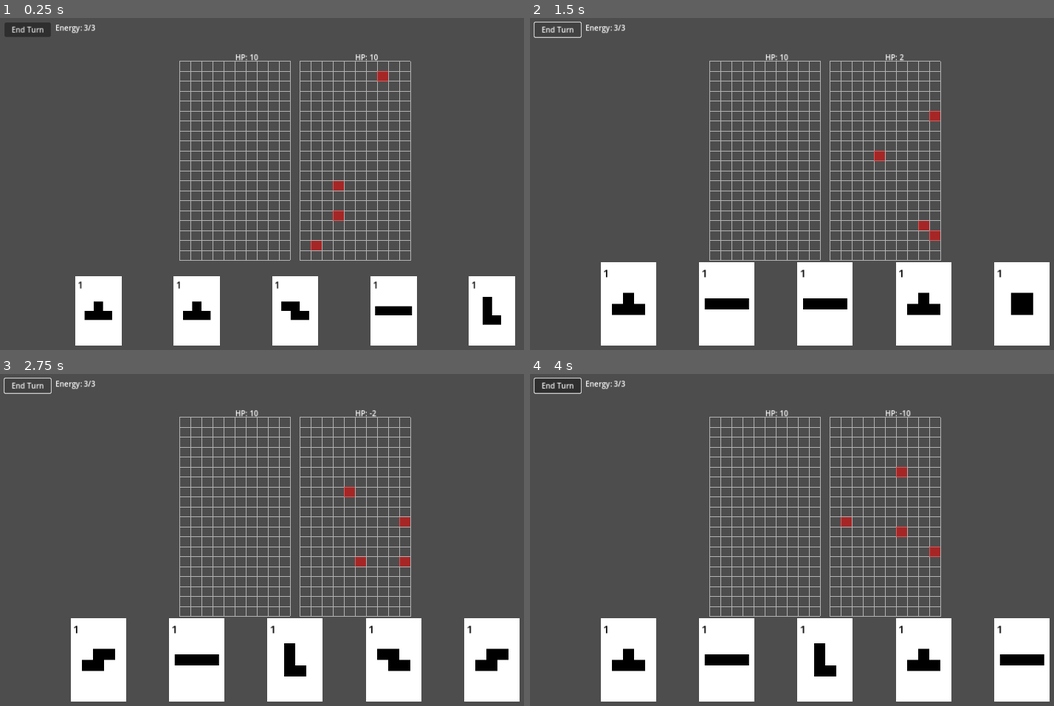
Above: before the commit, frames 1-4 (two rows, left to right).
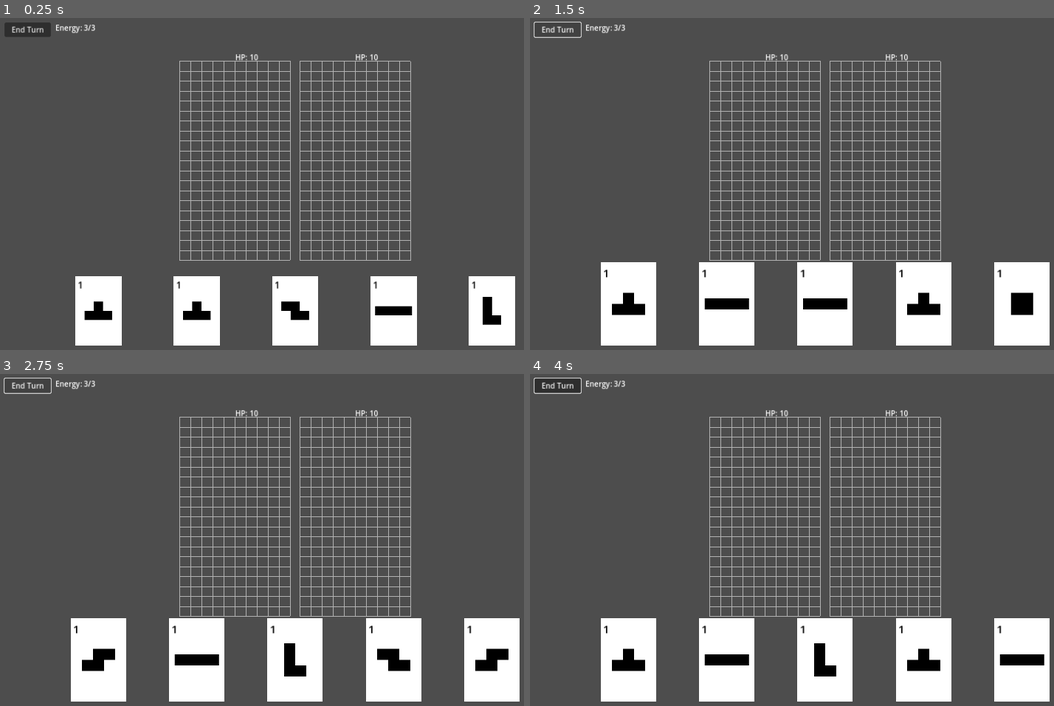
Above: after the commit, the same moments.

Repository: dBinet/SquirrelAttack
Game: Godot game, scene res://scenes/Main.tscn
The game is run twice, just before and just after one commit, with the same random seed, the same clock (stepped at 60 frames per second) and the same inputs.
Inputs (mouse positions are in pixels of both pictures, inside the frame that each line leads up to):
- Up to frame 1 (0.25 s): no input
- Up to frame 2 (1.5 s): click "End Turn" at 0.5 s; click "End Turn" at 1.25 s
- Up to frame 3 (2.75 s): click "End Turn" at 2 s
- Up to frame 4 (4 s): tap Enter at 2.75 s; move the mouse to (954, 523) at 2.77 s; click (954, 523) at 2.92 s; tap Space at 3.5 s; drag from (708, 556) to (797, 606) at 3.52 s

The runs differ from the first frame. In frame 1, 0.3% of the frame differs, in the area x 59-75%, y 16-70%; in frame 2, 0.3%; in frame 3, 0.3%; in frame 4, 0.3%, in the area x 59-79%, y 10-56%.
Error after the commit: Parse Error: Cannot infer the type of "arr" variable because the value doesn't have a set type. (res://scripts/AttackData.gd:17)

Commit message:
Add predefined attack patterns

Diff:
--- /dev/null
+++ b/data/attacks.json
@@ -0,0 +1,14 @@
+{
+    "attacks": [
+        [[0,0],[1,0],[2,0],[3,0]],
+        [[4,5],[5,5],[4,6],[5,6]],
+        [[8,3],[8,4],[8,5],[8,6]],
+        [[2,10],[3,10],[4,10],[5,10]],
+        [[6,15],[6,16],[7,15],[7,16]],
+        [[1,18],[2,18],[1,19],[2,19]],
+        [[5,2],[6,2],[7,2],[8,2]],
+        [[3,8],[4,8],[3,9],[4,9]],
+        [[7,12],[7,13],[8,12],[8,13]],
+        [[0,14],[1,14],[2,14],[3,14]]
+    ]
+}
--- /dev/null
+++ b/scripts/AttackData.gd
@@ -0,0 +1,38 @@
+extends Node
+class_name AttackData
+
+const ATTACKS_FILE := "res://data/attacks.json"
+
+static var _attacks: Array = []
+static var _loaded := false
+
+static func _load_data() -> void:
+    if _loaded:
+        return
+    var file := FileAccess.open(ATTACKS_FILE, FileAccess.READ)
+    if file:
+        var json_text := file.get_as_text()
+        var data = JSON.parse_string(json_text)
+        if typeof(data) == TYPE_DICTIONARY and data.has("attacks"):
+            var arr := data["attacks"]
+            if arr is Array:
+                for attack in arr:
+                    if attack is Array:
+                        var cells: Array[Vector2i] = []
+                        for c in attack:
+                            if c is Array and c.size() >= 2:
+                                cells.append(Vector2i(int(c[0]), int(c[1])))
+                        if cells.size() == 4:
+                            _attacks.append(cells)
+    _loaded = true
+
+static func get_attacks() -> Array:
+    _load_data()
+    return _attacks.duplicate()
+
+static func get_random_attack() -> Array[Vector2i]:
+    _load_data()
+    if _attacks.is_empty():
+        return []
+    var idx := randi_range(0, _attacks.size() - 1)
+    return _attacks[idx].duplicate()
--- a/scripts/Grid.gd
+++ b/scripts/Grid.gd
@@ -131,6 +131,13 @@
             danger_cells.append(c)
     queue_redraw()
 
+func highlight_attack(cells_to_highlight: Array[Vector2i]) -> void:
+    danger_cells.clear()
+    for c in cells_to_highlight:
+        if c.x >= 0 and c.x < COLS and c.y >= 0 and c.y < ROWS:
+            danger_cells.append(c)
+    queue_redraw()
+
 func clear_highlights() -> void:
     if danger_cells.is_empty():
         return
--- a/scripts/Main.gd
+++ b/scripts/Main.gd
@@ -13,6 +13,8 @@
 var _player_health: int = STARTING_HEALTH
 var _enemy_health: int = STARTING_HEALTH
 const HAZARDS_PER_ROUND := 4
+
+const ATTACK_DATA = preload("res://scripts/AttackData.gd")
 
 const CARD_SCENE := preload("res://scenes/Card.tscn")
 const BOTTOM_MARGIN := 10.0
@@ -125,7 +127,11 @@
 func _highlight_new_round() -> void:
     if _grids.size() < 2:
         return
-    _grids[1].highlight_random_cells(HAZARDS_PER_ROUND)
+    var attack: Array[Vector2i] = ATTACK_DATA.get_random_attack()
+    if attack.is_empty():
+        _grids[1].highlight_random_cells(HAZARDS_PER_ROUND)
+    else:
+        _grids[1].highlight_attack(attack)
 
 func _apply_danger_damage() -> void:
     if _grids.size() < 2:
Not shown, changed: README.md
